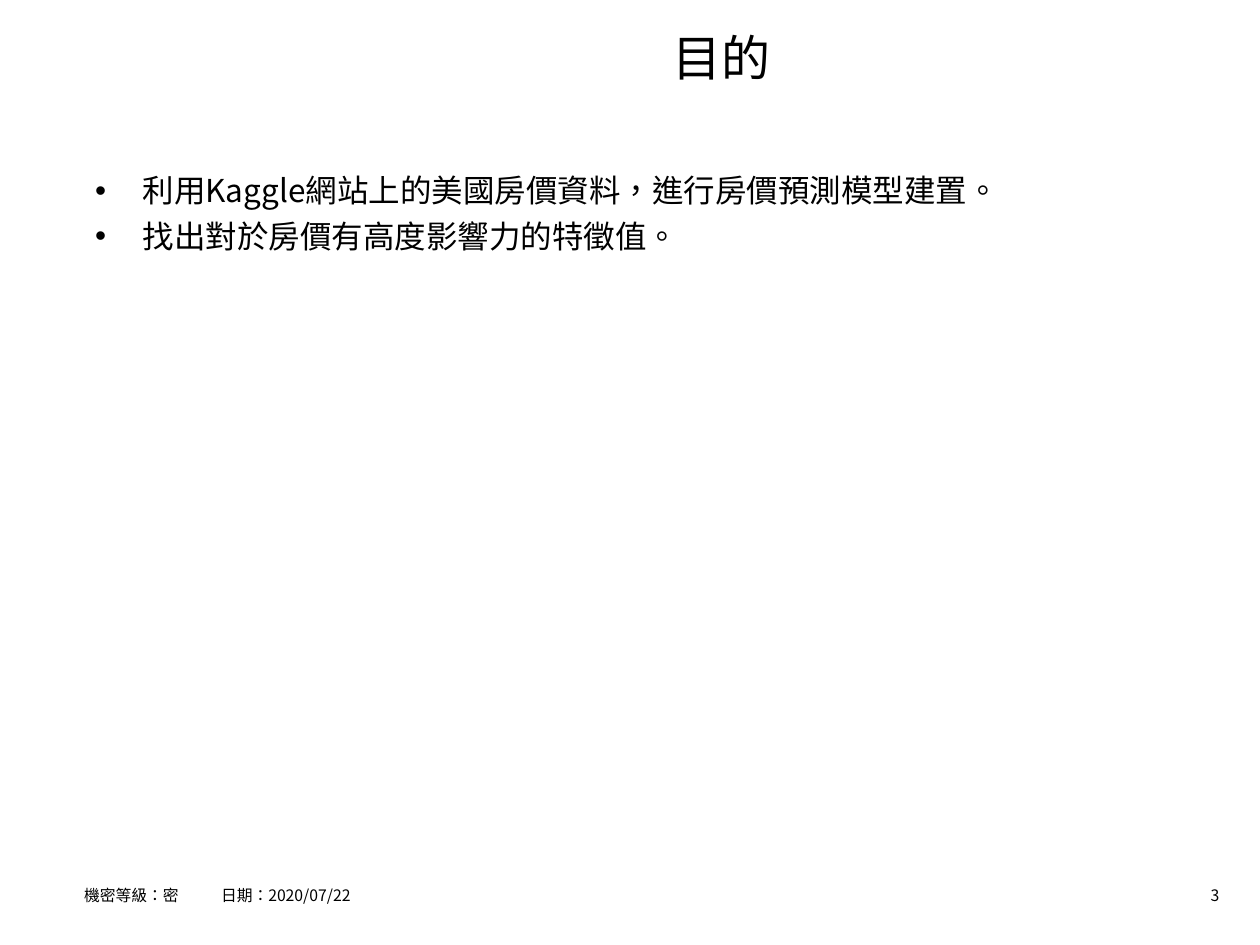
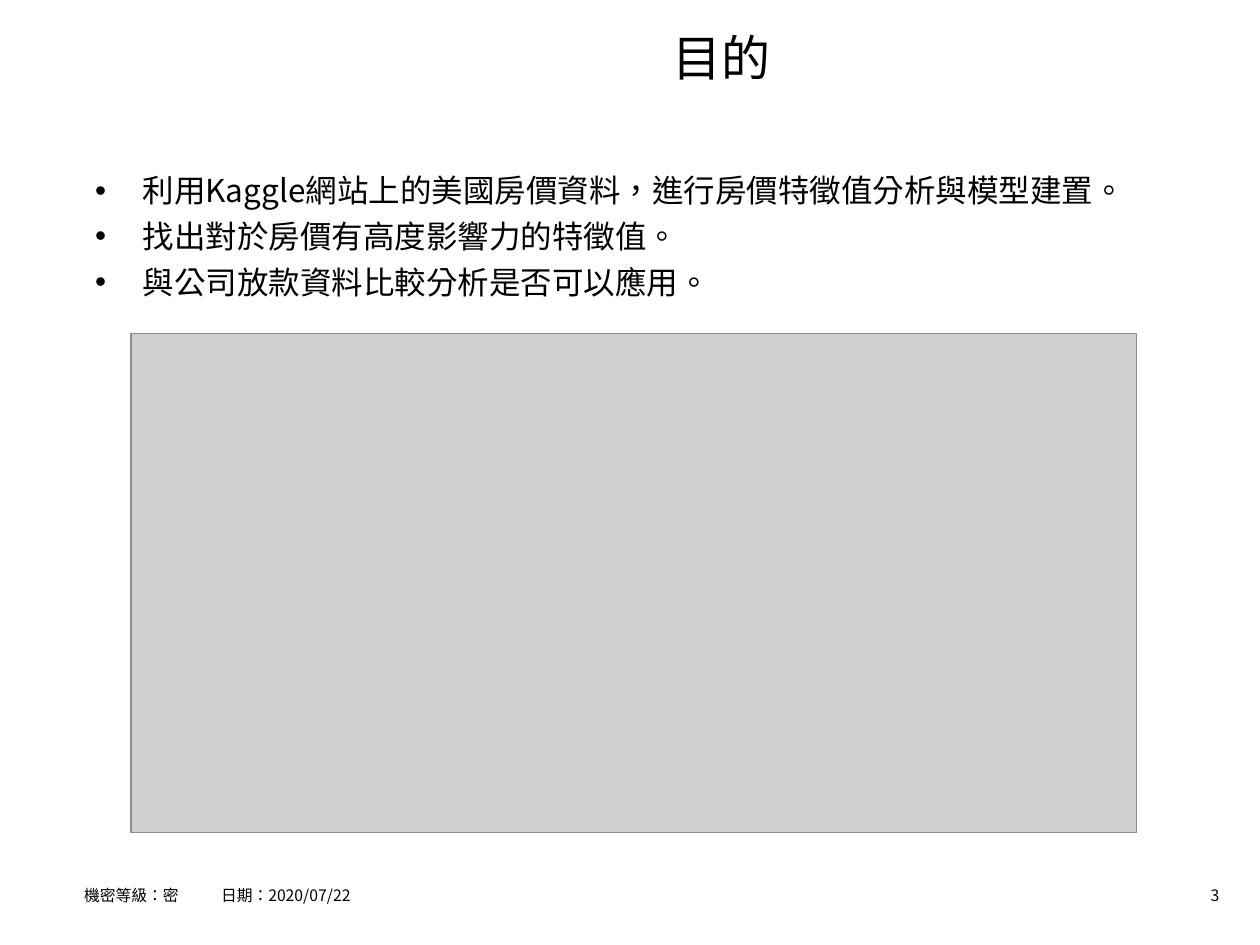
Before and after one commit to hrne/FINAL_REPORT, a slide deck: slide 3 of AI_Report/AI應用-不動產價格預測.ppt. Drawn at 1260x945 pixels with LibreOffice and Linux fonts; fonts in the diff are those of the drawing; grey boxes stand for pictures; background and template pictures are left out. Boxes give left, top, right and bottom in pixels: in the first picture for what was removed or moved away, otherwise in the second. Text is boxed around its words. In the diff, an @@ line names an element or a change of style, - is before the commit and + after.

```diff
--- a/AI_Report/AI應用-不動產價格預測.ppt
+++ b/AI_Report/AI應用-不動產價格預測.ppt
@@ text at box(143, 175, 1125, 210): text changed @@
-• 利用Kaggle網站上的美國房價資料，進行房價預測模型建置。
+• 利用Kaggle網站上的美國房價資料，進行房價特徵值分析與模型建置。
@@ text at box(143, 267, 710, 297): paragraph added @@
+• 與公司放款資料比較分析是否可以應用。
@@ picture added at box(131, 334, 1137, 833) @@
```
Also in this commit, not shown: 5 other slides changed, 2 slides added, 2 other files.
